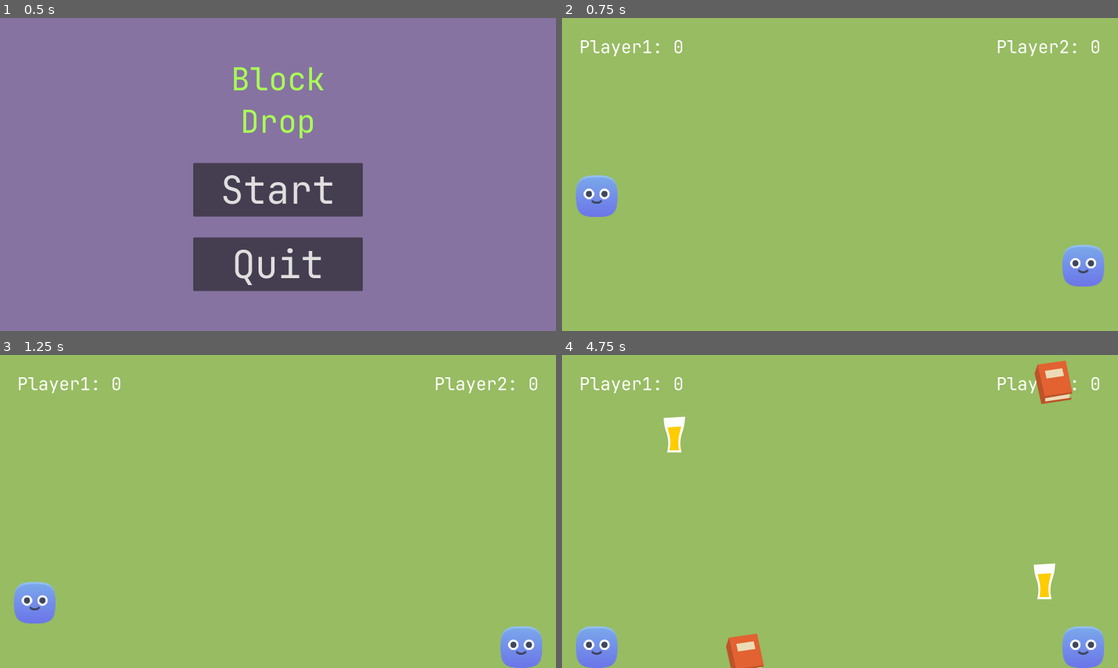
Above: before the commit, frames 1-4 (two rows, left to right).
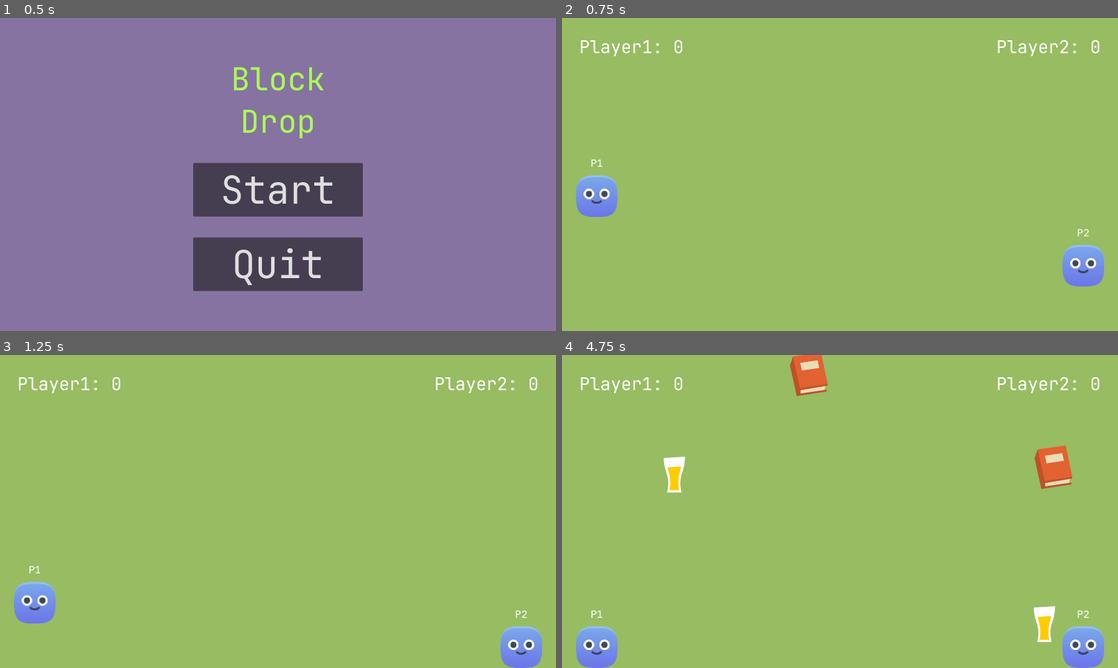
Above: after the commit, the same moments.

Repository: Aschii6/Block-Drop
Game: Godot game, scene res://scenes/screens/title_screen/title_screen.tscn
The game is run twice, just before and just after one commit, with the same random seed, the same clock (stepped at 60 frames per second) and the same inputs.
Inputs:
- Up to frame 1 (0.5 s): no input
- Up to frame 2 (0.75 s): click "Start" at 0.5 s
- Up to frame 3 (1.25 s): no input
- Up to frame 4 (4.75 s): no input

Frame 1 is identical in both runs. In frame 2, less than 0.1% of the frame differs, in the area x 5-95%, y 45-70%; in frame 3, less than 0.1%; in frame 4, 4.2%, in the area x 5-95%, y 0-100%.

Commit message:
Player changes states and expressions

Diff:
--- a/scenes/player/player.gd
+++ b/scenes/player/player.gd
@@ -1,7 +1,23 @@
 class_name Player
 extends CharacterBody2D
 
+signal drop_touched(points: int)
+
 @export var player_number: int = 1
+
+@onready var timer: Timer = $Timer
+
+@onready var eyes: Sprite2D = $Sprite/Eyes
+@onready var thumbs_up: Sprite2D = $Sprite/ThumbsUp
+@onready var angry_fists: Node2D = $Sprite/AngryFists
+
+const FACE_NORMAL = preload("res://scenes/player/assets/face_a.png")
+const FACE_ANGRY = preload("res://scenes/player/assets/face_g.png")
+const FACE_HAPPY = preload("res://scenes/player/assets/face_h.png")
+
+@onready var label: Label = $Sprite/Label
+
+enum State {NORMAL, HAPPY, ANGRY}
 
 const SPEED = 400.0
 const JUMP_VELOCITY = -600.0
@@ -10,16 +26,31 @@
 var left: String
 var right: String
 
+var state: State = State.NORMAL
+
 func _ready() -> void:
 	var numberString
 	if (player_number == 1):
 		numberString = "one"
+		label.text = "P1"
 	else:
 		numberString = "two"
+		label.text = "P2"
 
 	jump = "player_" + numberString + "_jump"
 	left = "player_" + numberString + "_left"
 	right = "player_" + numberString + "_right"
+
+	drop_touched.connect(func(points: int):
+		if (points < 0):
+			_changeState(State.ANGRY)
+		elif (points > 0):
+			_changeState(State.HAPPY)
+	)
+
+	timer.timeout.connect(func():
+		_changeState(State.NORMAL)
+	)
 
 func _physics_process(delta: float) -> void:
 	if not is_on_floor():
@@ -35,3 +66,40 @@
 		velocity.x = move_toward(velocity.x, 0, SPEED)
 
 	move_and_slide()
+
+func _changeState(newState: State):
+	if (state == State.NORMAL and newState == State.NORMAL):
+		return
+	elif (state == newState):
+		timer.start(1)
+	else:
+		if (newState == State.HAPPY):
+			_switch_to_happy()
+			timer.start(1)
+		elif (newState == State.ANGRY):
+			_switch_to_angry()
+			timer.start(1)
+		else:
+			_switch_to_normal()
+
+func _switch_to_happy():
+	state = State.HAPPY
+	thumbs_up.visible = true
+	angry_fists.visible = false
+	eyes.texture = FACE_HAPPY
+
+func _switch_to_angry():
+	state = State.ANGRY
+	thumbs_up.visible = false
+	angry_fists.visible = true
+	eyes.texture = FACE_ANGRY
+
+func _switch_to_normal():
+	if (state == State.NORMAL):
+		return
+
+	state = State.NORMAL
+
+	thumbs_up.visible = false
+	angry_fists.visible = false
+	eyes.texture = FACE_NORMAL
--- a/scenes/player/player.tscn
+++ b/scenes/player/player.tscn
@@ -1,10 +1,11 @@
-[gd_scene load_steps=8 format=3 uid="uid://dodrwf7pt5lxk"]
+[gd_scene load_steps=9 format=3 uid="uid://dodrwf7pt5lxk"]
 
 [ext_resource type="Script" path="res://scenes/player/player.gd" id="1_68rsf"]
 [ext_resource type="Texture2D" uid="uid://b0ccpw3tkwxuh" path="res://scenes/player/assets/blue_body_squircle.png" id="2_rsqka"]
 [ext_resource type="Texture2D" uid="uid://cxhktpwxuthvu" path="res://scenes/player/assets/face_a.png" id="3_8rl1u"]
 [ext_resource type="Texture2D" uid="uid://dfh50md5nb75a" path="res://scenes/player/assets/blue_hand_thumb.png" id="4_kexgl"]
 [ext_resource type="Texture2D" uid="uid://lxhithbyro7d" path="res://scenes/player/assets/blue_hand_closed.png" id="5_urruv"]
+[ext_resource type="FontFile" uid="uid://c57ehop5l3rba" path="res://common_assets/fonts/JetBrainsMono-Regular.ttf" id="6_ovne8"]
 
 [sub_resource type="RectangleShape2D" id="RectangleShape2D_bsw1w"]
 size = Vector2(80, 80)
@@ -44,6 +45,22 @@
 rotation = 1.0472
 texture = ExtResource("5_urruv")
 
+[node name="Label" type="Label" parent="Sprite"]
+anchors_preset = 8
+anchor_left = 0.5
+anchor_top = 0.5
+anchor_right = 0.5
+anchor_bottom = 0.5
+offset_left = -9.5
+offset_top = -75.0
+offset_right = 9.5
+offset_bottom = -52.0
+grow_horizontal = 2
+grow_vertical = 2
+theme_override_fonts/font = ExtResource("6_ovne8")
+theme_override_font_sizes/font_size = 20
+text = "P1"
+
 [node name="CollisionShape2D" type="CollisionShape2D" parent="."]
 visible = false
 shape = SubResource("RectangleShape2D_bsw1w")
@@ -52,3 +69,6 @@
 
 [node name="CollisionShape2D" type="CollisionShape2D" parent="Area2D"]
 shape = SubResource("CapsuleShape2D_80xyu")
+
+[node name="Timer" type="Timer" parent="."]
+one_shot = true
--- a/scenes/screens/play_screen/play_screen.gd
+++ b/scenes/screens/play_screen/play_screen.gd
@@ -35,9 +35,11 @@
 		if (player_number == 1):
 			player_one_points = max(0, player_one_points + points)
 			player_one_score.text = "Player1: " + str(player_one_points)
+			player_1.drop_touched.emit(points)
 		elif (player_number == 2):
 			player_two_points = max(0, player_two_points + points)
 			player_two_score.text = "Player2: " + str(player_two_points)
+			player_2.drop_touched.emit(points)
 	)
 
 
--- a/scenes/screens/play_screen/play_screen.tscn
+++ b/scenes/screens/play_screen/play_screen.tscn
@@ -29,6 +29,7 @@
 color = Color(0.592157, 0.737255, 0.384314, 1)
 
 [node name="MarginContainer" type="MarginContainer" parent="Control"]
+z_index = 1
 layout_mode = 1
 anchors_preset = 15
 anchor_right = 1.0
@@ -85,4 +86,5 @@
 shape = SubResource("RectangleShape2D_nlf3k")
 
 [node name="DropSpawnTimer" type="Timer" parent="."]
+wait_time = 0.8
 autostart = true
